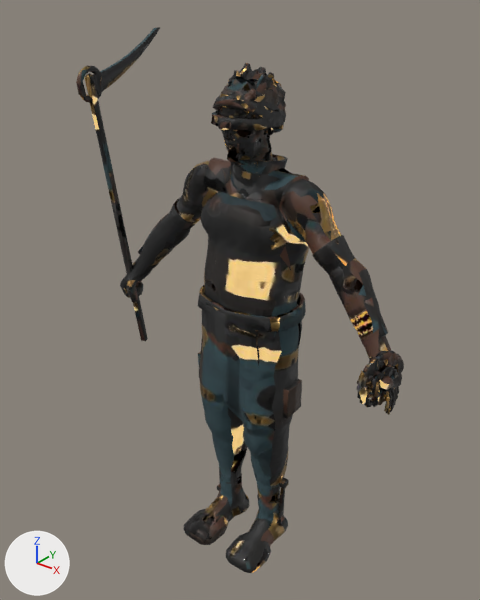
An edit to the glTF model game/public/assets/characters/oath-14-ninja.glb, drawn before and after from the same camera.
Before and after are seen from a camera (50 mm lens) standing at (1.31, -1.69, 2.11) and looking at (-0.05, 0.0, 1.06). Lighting does not change. The marker at lower left points along +X, +Y and +Z. The first picture is the older version. Vertices at exactly the same position are counted once.

Script lines for the objects in view, before the commit:
```python
me_oath_14_ninja = bpy.data.meshes.new('oath-14-ninja')
me_oath_14_ninja.from_pydata(...)  # 12546 vertices, 24973 faces; spans x -0.61..0.62, y -0.24..0.22, z 0.0..1.95
me_oath_14_ninja.materials.append(mat_oath_14_ninja)
ob_oath_14_ninja = bpy.data.objects.new('oath-14-ninja', me_oath_14_ninja)
ob_oath_14_ninja.location = (0.0, 0.0, 0.0)
```
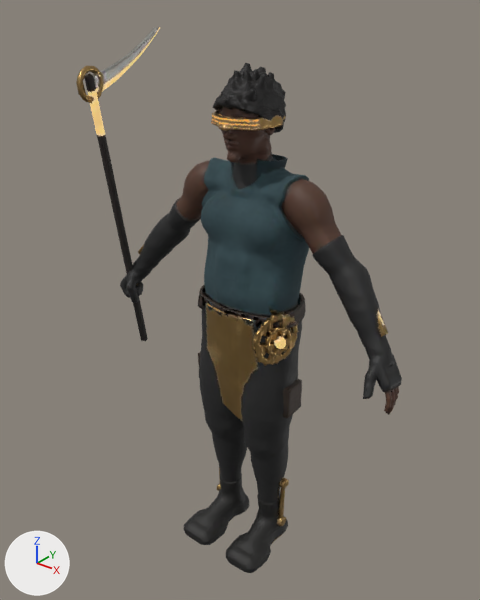
Pixel boxes (x1, y1, x2, y2) of what changed, in the pictures (480 x 600 px; the box of a moved part takes in the faces that stretch with it):
'oath-14-ninja', reshaped
    before: (76, 27, 404, 573)
    after: (76, 27, 402, 573)
part 1 of me_oath_14_ninja, moved or reshaped
    before: (188, 114, 404, 542)
    after: (188, 117, 402, 542)
part 2 of me_oath_14_ninja, moved or reshaped
    both: (124, 36, 150, 73)
part 3 of me_oath_14_ninja, surface changed
    both: (76, 27, 399, 573)

Diff of the bpy script that builds the scene:
```diff
--- a/game/public/assets/characters/oath-14-ninja.glb.py
+++ b/game/public/assets/characters/oath-14-ninja.glb.py
@@ me_oath_14_ninja @@
 # used by ob_oath_14_ninja; location = (0.0, 0.0, 0.0)
-me_oath_14_ninja.from_pydata(...)  # 12546 vertices, 24973 faces; spans x -0.61..0.62, y -0.24..0.22, z 0.0..1.95
+me_oath_14_ninja.from_pydata(...)  # 12530 vertices, 24974 faces; spans x -0.61..0.62, y -0.24..0.22, z 0.0..1.95
+# me_oath_14_ninja part 1: 107 vertices moved from x -0.22..0.61, y -0.12..0.14, z 0.58..1.73 to x -0.22..0.61, y -0.13..0.15, z 0.58..1.73; 616 vertices removed from x -0.22..0.62, y -0.19..0.15, z 0.04..1.78; 601 vertices added at x -0.19..0.61, y -0.19..0.15, z 0.05..1.17
+# me_oath_14_ninja part 2: 1 vertex removed from x -0.57, y 0.11, z 1.9; 2 vertices added at x -0.58..-0.57, y 0.1..0.12, z 1.9..1.91
+# me_oath_14_ninja part 3: 21719 kept faces spanning x -0.61..0.62, y -0.24..0.22, z 0.0..1.95 get new texture (UV) coordinates
+# other edits to the shape of me_oath_14_ninja do not show in these pictures
 me_oath_14_ninja.materials.append(mat_oath_14_ninja)
```
